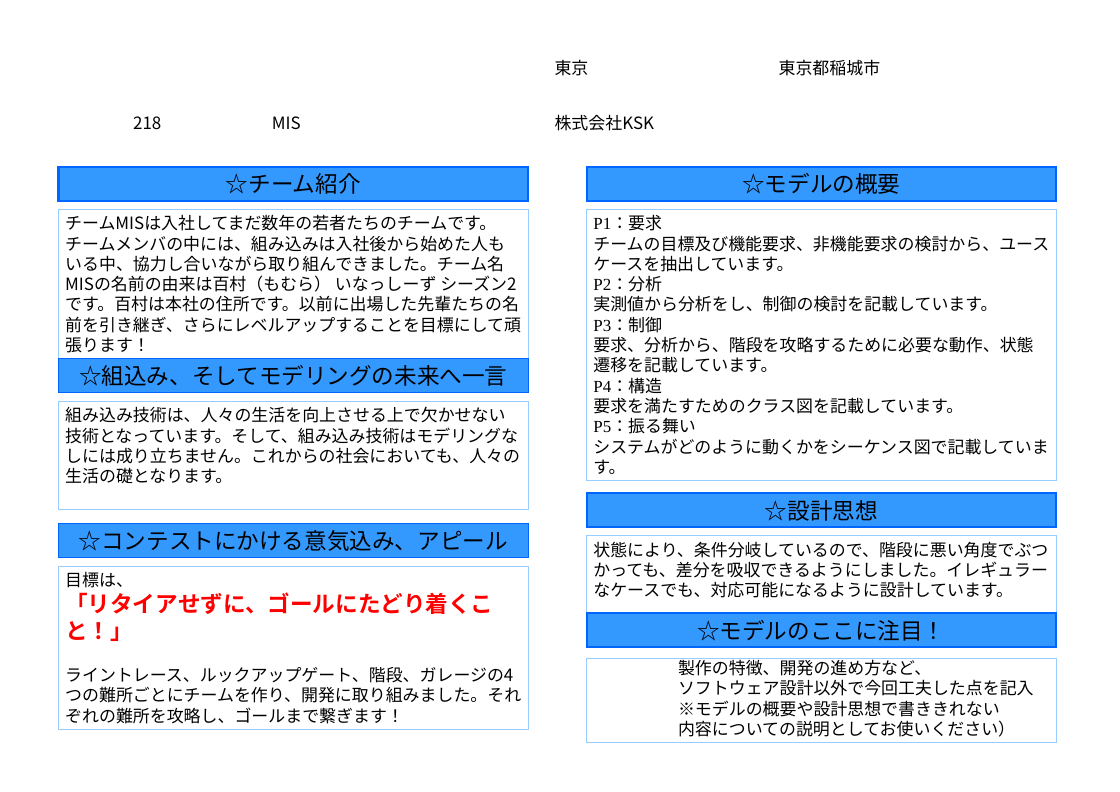
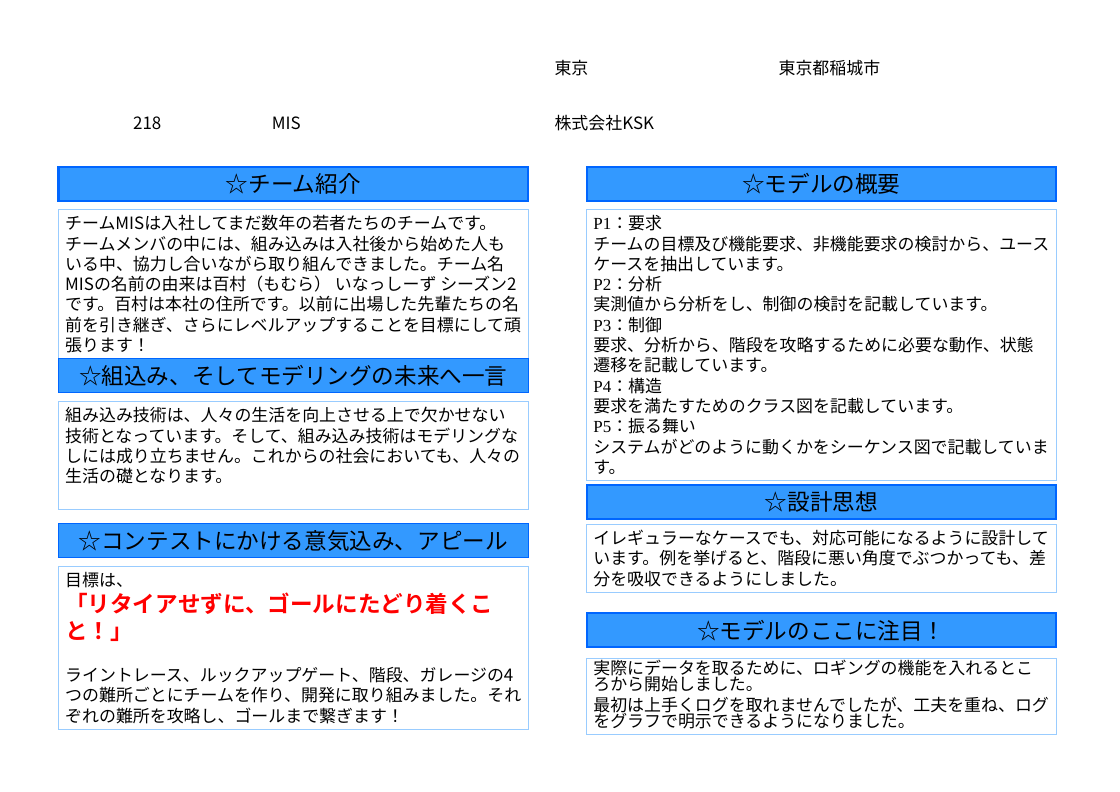
Before and after one commit to robokon/Doc, a slide deck: slide 1 of 1.設計書/ルックアップゲート/nambu_work/concept_sheet2017_background_imaged_KSK.ppt. Drawn at 1120x792 pixels with LibreOffice and Linux fonts; fonts in the diff are those of the drawing; background and template pictures are left out. Boxes give left, top, right and bottom in pixels: in the first picture for what was removed or moved away, otherwise in the second. Text is boxed around its words. In the diff, an @@ line names an element or a change of style, - is before the commit and + after.

Commit message:
モデルのここに注目！を記載 コンセプトシート一通り完了

```diff
--- a/1.設計書/ルックアップゲート/nambu_work/concept_sheet2017_background_imaged_KSK.ppt
+++ b/1.設計書/ルックアップゲート/nambu_work/concept_sheet2017_background_imaged_KSK.ppt
@@ rectangle "☆設計思想" moved from (x1=587, y1=493, x2=1056, y2=527) to (x1=587, y1=484, x2=1056, y2=518) @@
@@ rectangle "イレギュラーなケースでも、対応可能になるように設計しています。例を挙げると、階段に悪い角度でぶつかっても、差分を吸収でき ..." resized from (x1=587, y1=536, x2=1056, y2=624) to (x1=587, y1=524, x2=1056, y2=592) @@
@@ text in rectangle at (x1=593, y1=529, x2=1048, y2=587): text changed @@
-状態により、条件分岐しているので、階段に悪い角度でぶつかっても、差分を吸収できるようにしました。イレギュラーなケースでも、対応可能になるように設計しています。
+イレギュラーなケースでも、対応可能になるように設計しています。例を挙げると、階段に悪い角度でぶつかっても、差分を吸収できるようにしました。
@@ rectangle "実際にデータを取るために、ロギングの機能を入れるところから開始しました。" resized from (x1=587, y1=658, x2=1056, y2=743) to (x1=587, y1=658, x2=1056, y2=734) @@
@@ text in rectangle at (x1=593, y1=658, x2=1049, y2=729): text changed @@
-製作の特徴、開発の進め方など、
-ソフトウェア設計以外で今回工夫した点を記入
-※モデルの概要や設計思想で書ききれない
-内容についての説明としてお使いください）
+実際にデータを取るために、ロギングの機能を入れるところから開始しました。
+最初は上手くログを取れませんでしたが、工夫を重ね、ログをグラフで明示できるようになりました。
```
